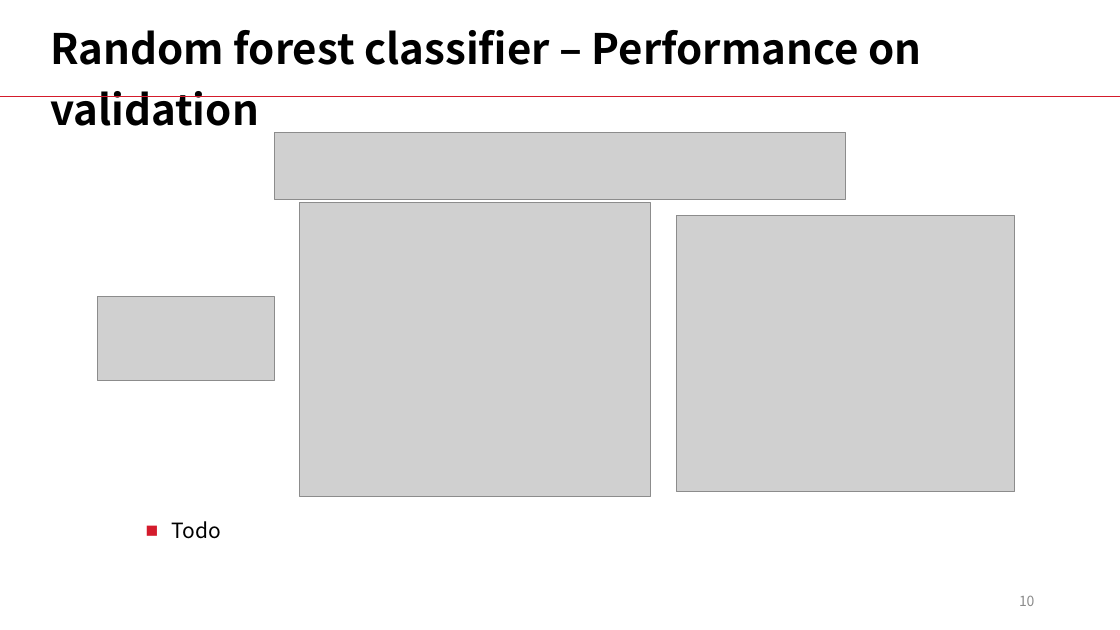
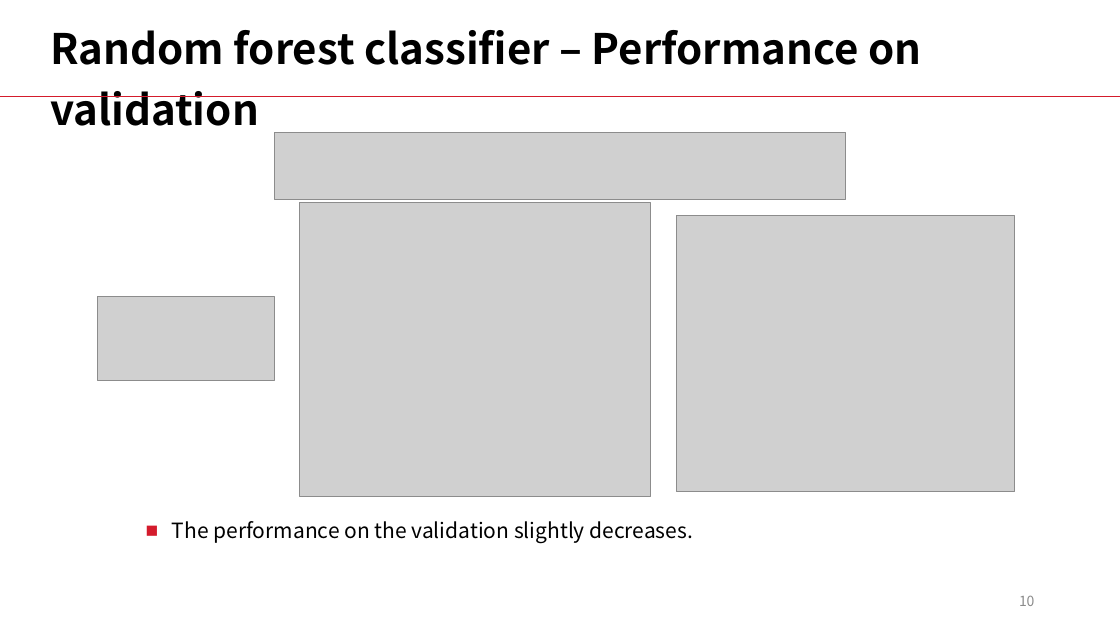
Before and after one commit to LiyangSong/Advertisement-CTR-Prediction, a slide deck: slide 10 of submissions/phase3/stepvi.pptx. Drawn at 1120x630 pixels with LibreOffice and Linux fonts; fonts in the diff are those of the drawing; grey boxes stand for pictures. Boxes give left, top, right and bottom in pixels: in the first picture for what was removed or moved away, otherwise in the second. Text is boxed around its words. In the diff, an @@ line names an element or a change of style, - is before the commit and + after.

```diff
--- a/submissions/phase3/stepvi.pptx
+++ b/submissions/phase3/stepvi.pptx
@@ text at [172, 521, 693, 543]: text changed @@
-■ Todo
+■ The performance on the validation slightly decreases.
```
Also in this commit, not shown: 17 other slides changed, 4 slides removed.
